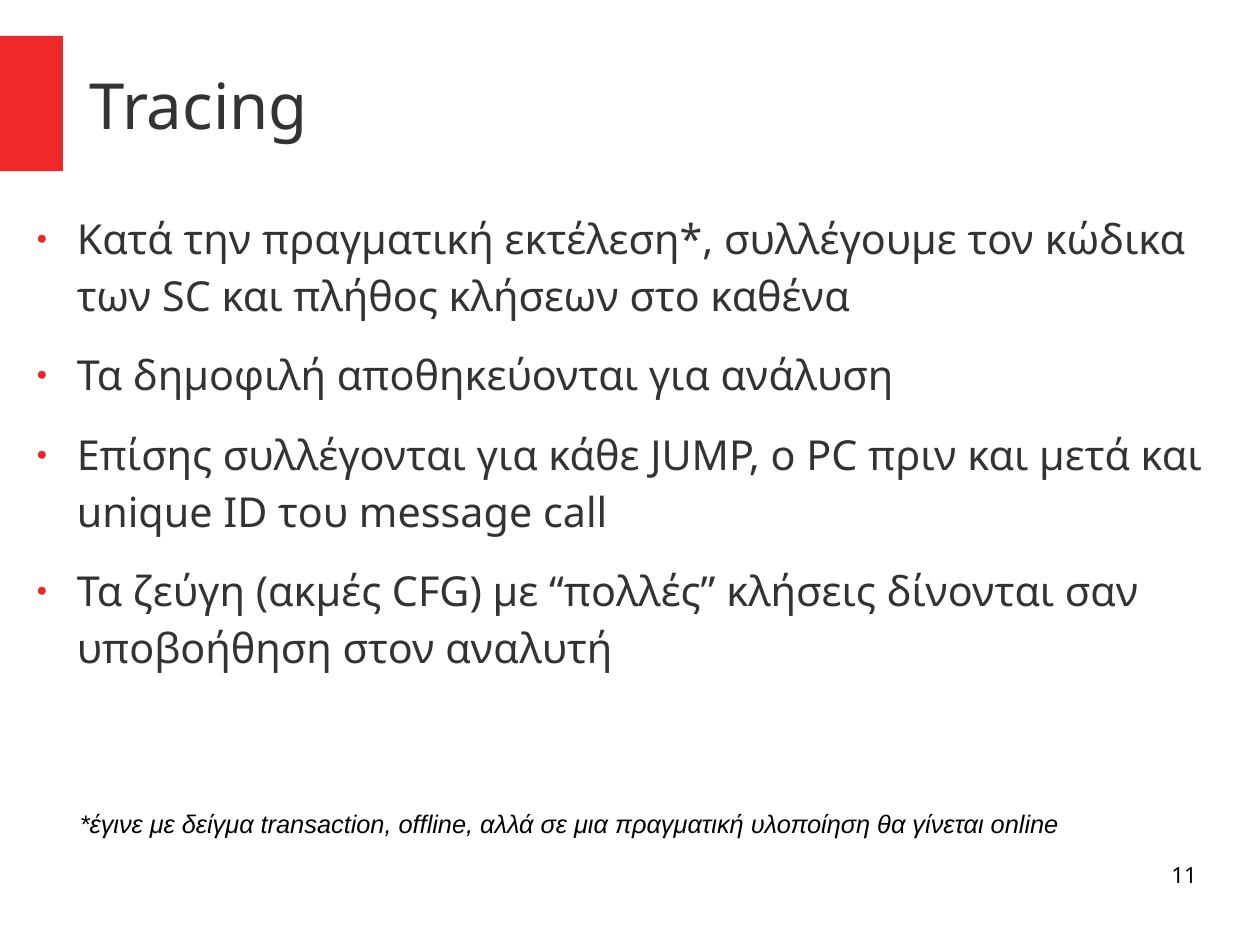
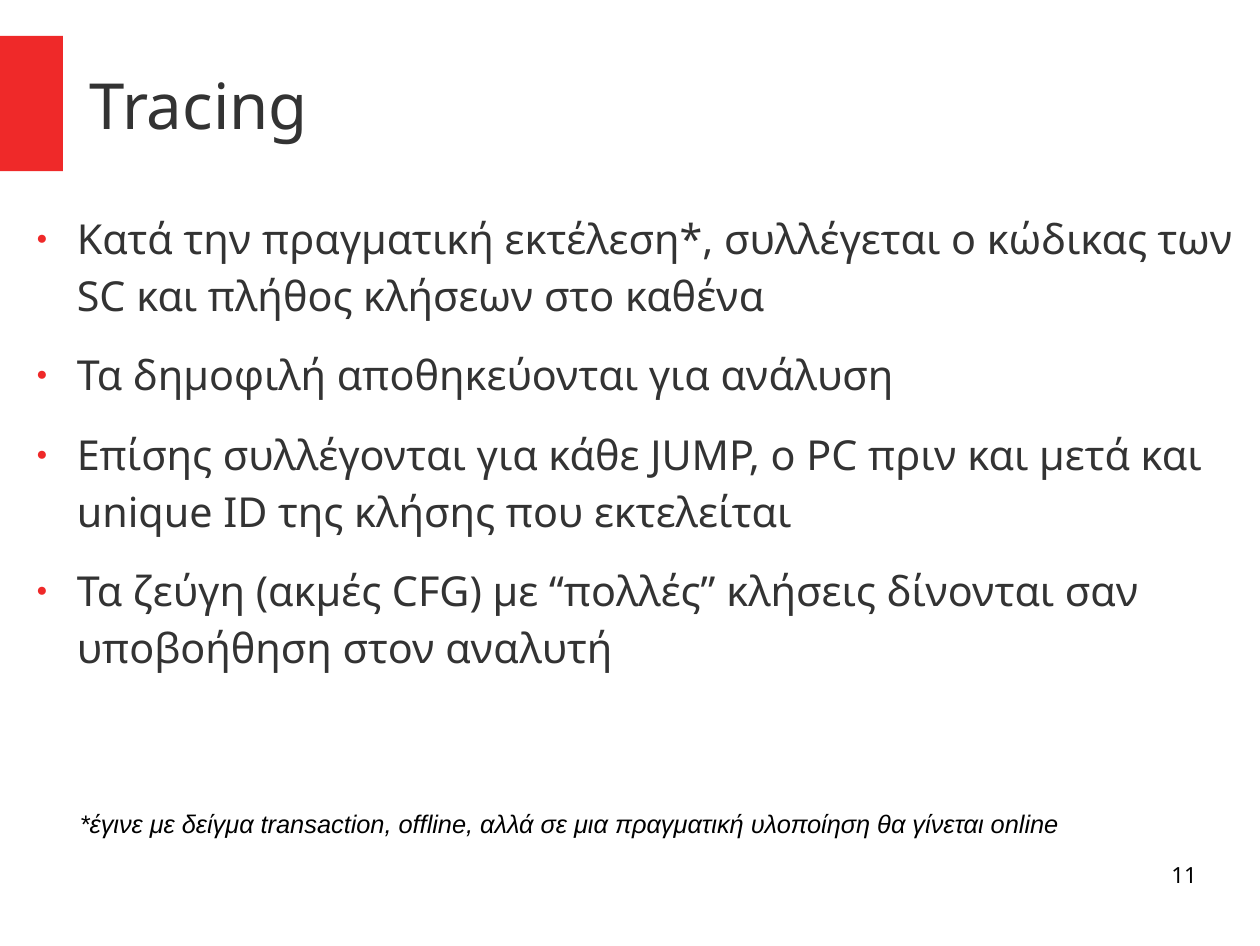
Before and after one commit to el15066/Diplomatiki, a slide deck: slide 11 of main/Presentation.odp. Drawn at 1260x946 pixels with LibreOffice and Linux fonts; fonts in the diff are those of the drawing. Boxes give left, top, right and bottom in pixels: in the first picture for what was removed or moved away, otherwise in the second. Text is boxed around its words. In the diff, an @@ line names an element or a change of style, - is before the commit and + after.

```diff
--- a/main/Presentation.odp
+++ b/main/Presentation.odp
@@ text at box(77, 220, 1233, 321): text changed @@
-● Κατά την πραγματική εκτέλεση*, συλλέγουμε τον κώδικα των SC και πλήθος κλήσεων στο καθένα
+● Κατά την πραγματική εκτέλεση*, συλλέγεται ο κώδικας των SC και πλήθος κλήσεων στο καθένα
@@ text at box(77, 436, 1202, 537): text changed @@
-● Επίσης συλλέγονται για κάθε JUMP, ο PC πριν και μετά και unique ID του message call
+● Επίσης συλλέγονται για κάθε JUMP, ο PC πριν και μετά και unique ID της κλήσης που εκτελείται
```
Also in this commit, not shown: 5 other slides changed.
